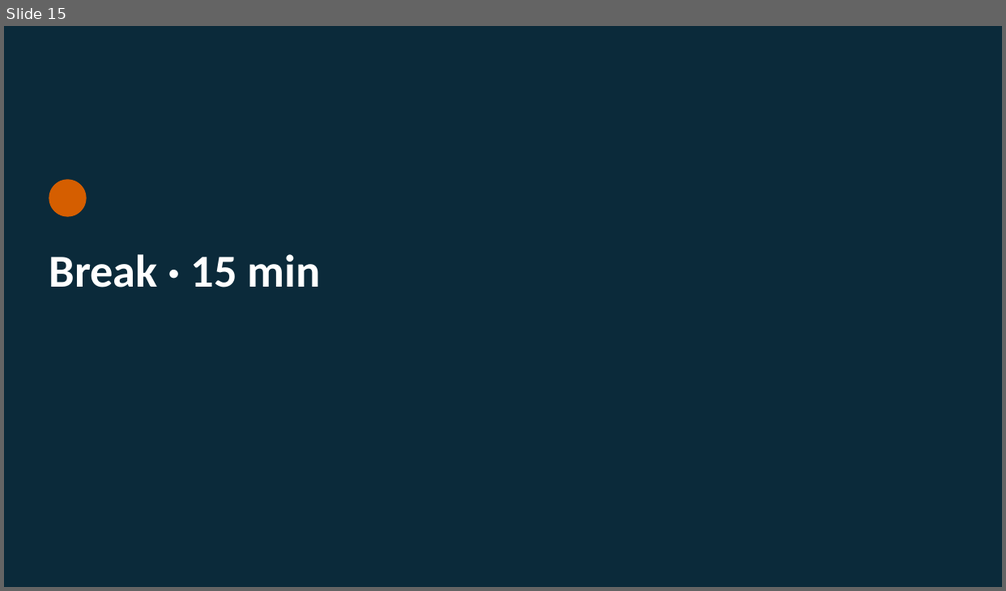
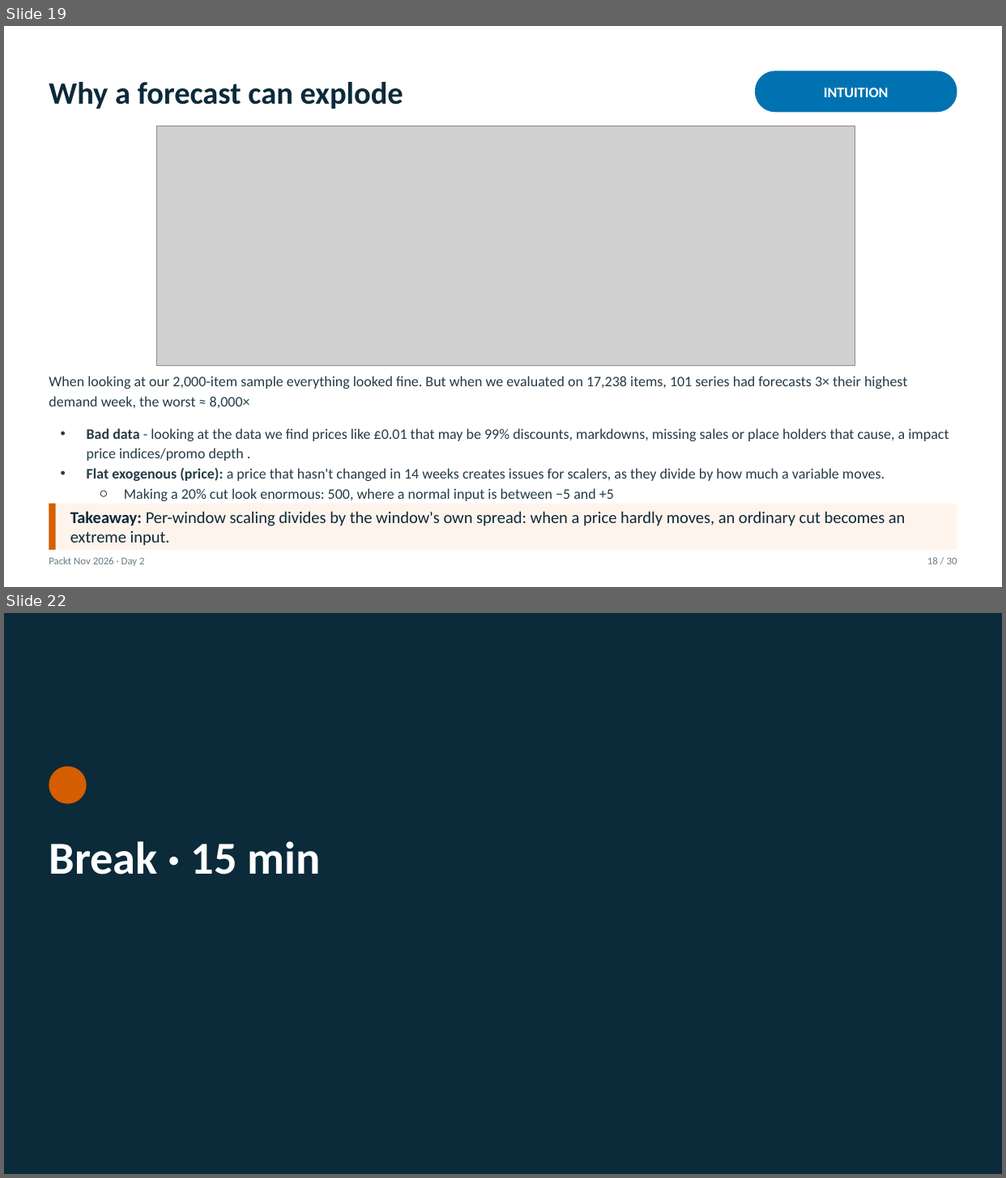
Before and after one commit to tackes/time-series-forecasting-bootcamp, a slide deck: day2_neural/slides_full/day2_slides.pptx. Shown one above the other, each under a label of ours: slide 15 before the commit, slides 19 and 22 after it; the slides between them are not shown. The pictures are 1006x591 and 1006x1178 pixels, drawn with LibreOffice and Linux fonts; fonts in the diff are those of the drawing; grey boxes stand for pictures. Boxes give left, top, right and bottom in pixels: in the first picture for what was removed or moved away, otherwise in the second. Text is boxed around its words. In the diff, an @@ line names an element or a change of style, - is before the commit and + after.

```diff
--- a/day2_neural/slides_full/day2_slides.pptx
+++ b/day2_neural/slides_full/day2_slides.pptx
@@ slide 19 added at <box>4,26,1002,587</box>, background #FFFFFF @@
@@ rounded rectangle added at <box>755,71,957,112</box>, fill #0072B2 @@
@@ text added at <box>49,82,403,109</box>, 30 pt, text #0B2A3A, bold @@
+Why a forecast can explode
@@ text added at <box>824,88,889,97</box>, 14 pt, text #FFFFFF, bold @@
+INTUITION
@@ picture added at <box>157,126,855,366</box> @@
@@ text added at <box>49,376,948,501</box>, 14 pt, text #243B47 @@
+When looking at our 2,000-item sample everything looked fine. But when we evaluated on 17,238 items, 101 series had forecasts 3× their highest demand week, the worst ≈ 8,000×
+• Bad data - looking at the data we find prices like £0.01 that may be 99% discounts, markdowns, missing sales or place holders that cause, a impact price indices/promo depth .
+• Flat exogenous (price): a price that hasn't changed in 14 weeks creates issues for scalers, as they divide by how much a variable moves.
+  ○ Making a 20% cut look enormous: 500, where a normal input is between −5 and +5
@@ rectangle added at <box>49,504,957,550</box>, fill #FFF4EC @@
@@ rectangle added at <box>49,504,56,550</box>, fill #D55E00 @@
@@ text added at <box>70,511,906,546</box>, 16 pt, text #0B2A3A @@
+Takeaway: Per-window scaling divides by the window's own spread: when a price hardly moves, an ordinary cut becomes an extreme input.
@@ text added at <box>49,557,144,566</box>, 10 pt, text #6B7C86 @@
+Packt Nov 2026 · Day 2
@@ text added at <box>927,557,957,565</box>, 10 pt, text #6B7C86 @@
+18 / 30
@@ what was slide 15 is now slide 22 @@
```
Also in this commit, not shown: 26 slides changed, 8 other slides added, 2 slides removed, 1 other file.
